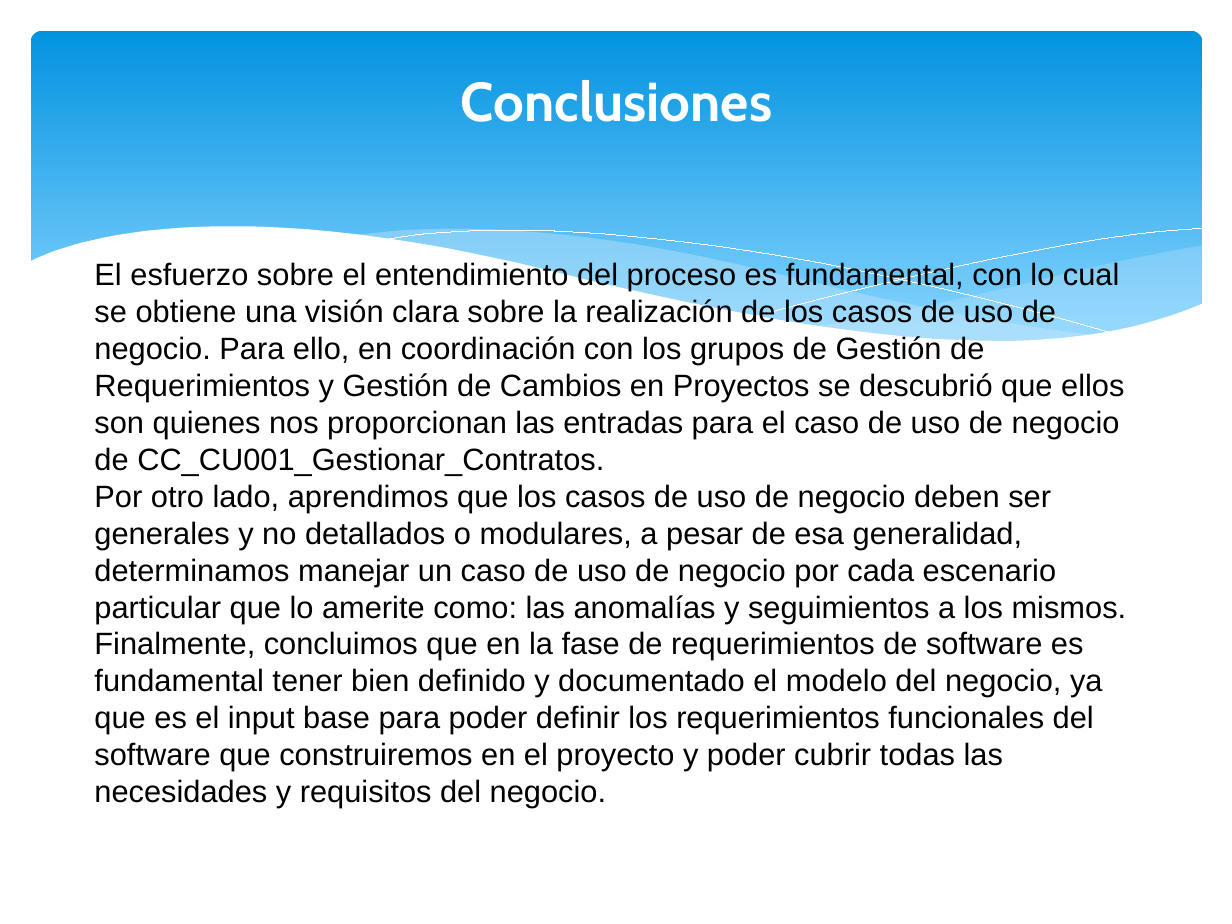
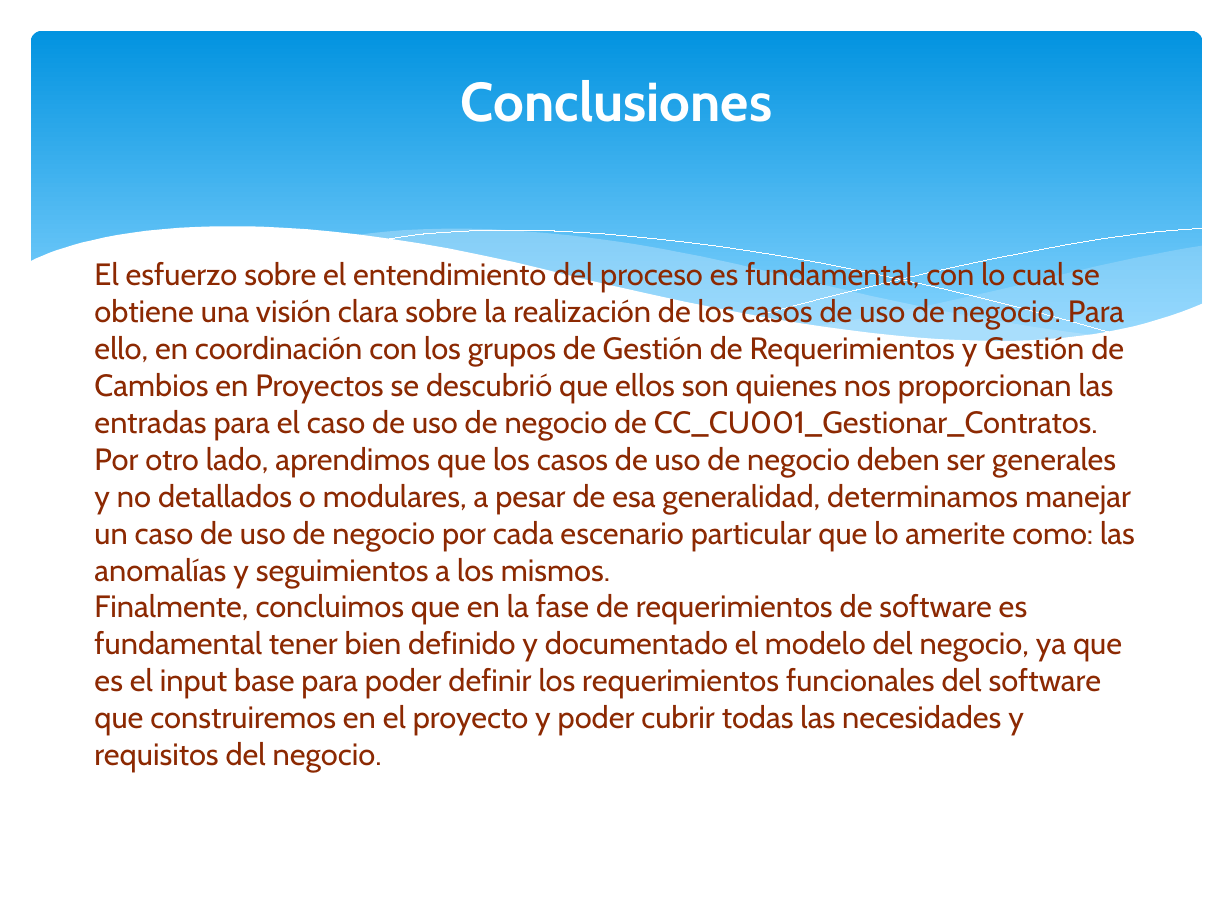
Before and after one commit to orlysemperfi/tp2-contratos-clientes, a slide deck: slide 19 of ITERACION 3/SUB ITERACION 4/PPT SUB-ITERACION 4 v1.0.pptx. Drawn at 1232x924 pixels with LibreOffice and Linux fonts; fonts in the diff are those of the drawing. Boxes give left, top, right and bottom in pixels: in the first picture for what was removed or moved away, otherwise in the second. Text is boxed around its words. In the diff, an @@ line names an element or a change of style, - is before the commit and + after.

```diff
--- a/ITERACION 3/SUB ITERACION 4/PPT SUB-ITERACION 4 v1.0.pptx
+++ b/ITERACION 3/SUB ITERACION 4/PPT SUB-ITERACION 4 v1.0.pptx
@@ text "El esfuerzo sobre el entendimiento ..." at [94, 259, 1135, 772]: font Arial to Cabin, text colour #000000 to #8C2902 @@
```
Also in this commit, not shown: 4 other slides changed.
